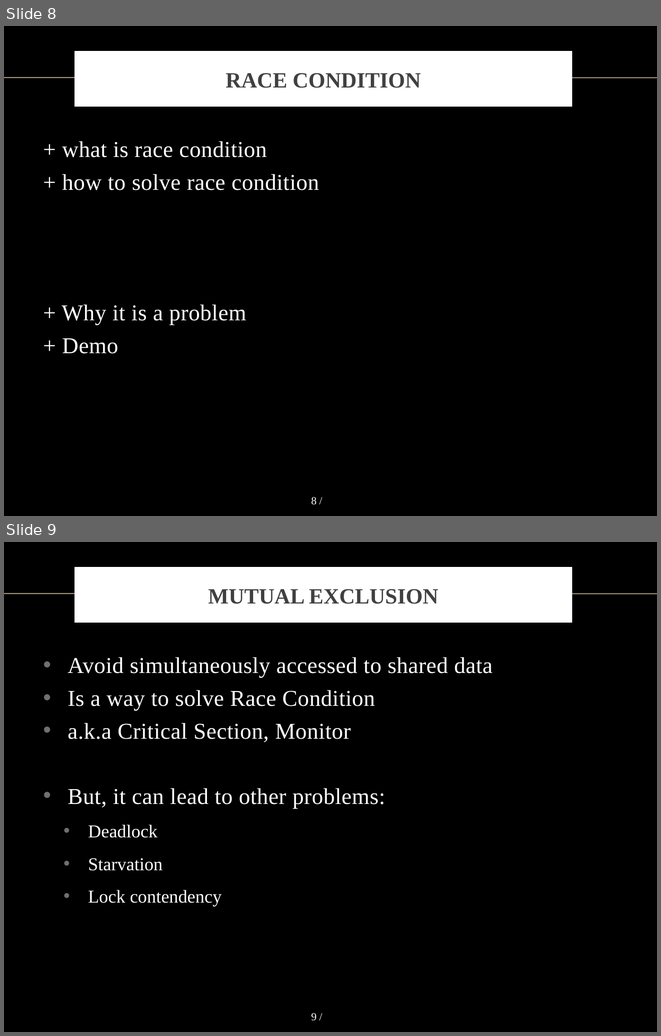
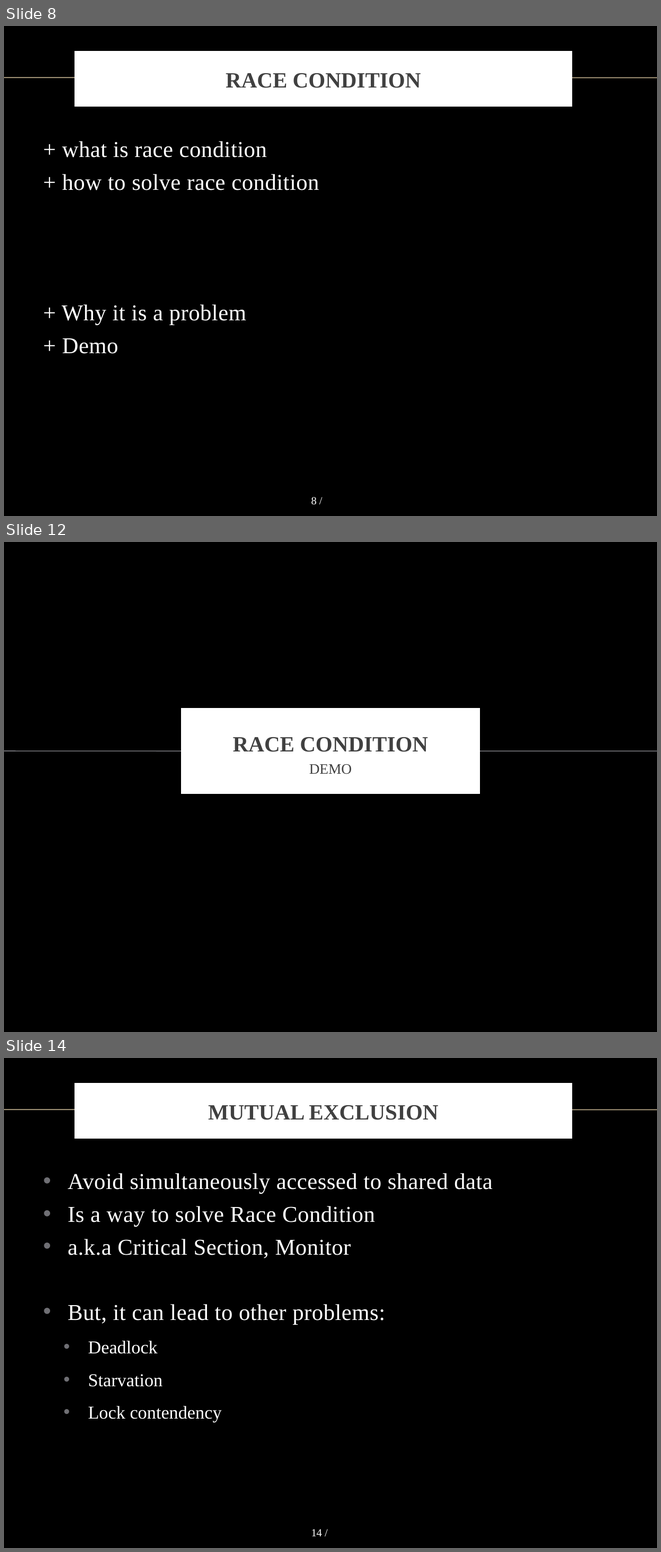
Before and after one commit to vong-srey/Paravantage, a slide deck: Presentation.pptx. Shown one above the other, each under a label of ours: slides 8 and 9 before the commit, slides 8, 12 and 14 after it; the slides between them are not shown. The pictures are 661x1036 and 661x1552 pixels, drawn with LibreOffice and Linux fonts; fonts in the diff are those of the drawing; background and template pictures are left out. Boxes give left, top, right and bottom in pixels: in the first picture for what was removed or moved away, otherwise in the second. Text is boxed around its words. In the diff, an @@ line names an element or a change of style, - is before the commit and + after.

Commit message:
Added Race condition slides
Added race condition slides and two slides still WIP will be updated
after the discussion

```diff
--- a/Presentation.pptx
+++ b/Presentation.pptx
@@ slide 12 added at (4, 542, 657, 1032), background picture (left out) @@
@@ rectangle added at (184, 711, 477, 791), fill #FFFFFF, outline #FFFFFF 6 pt @@
@@ title added at (233, 737, 428, 752), 24 pt, text #404040, bold @@
+RACE CONDITION
@@ line added from (4, 751) to (657, 751), #6F6F74 1 pt @@
@@ subtitle added at (309, 764, 352, 774), 16 pt, text #404040 @@
+DEMO
@@ what was slide 9 is now slide 14 @@
@@ page number at (311, 1529, 322, 1536): text changed @@
-9 /
+14 /
```
Also in this commit, not shown: 4 other slides added.
